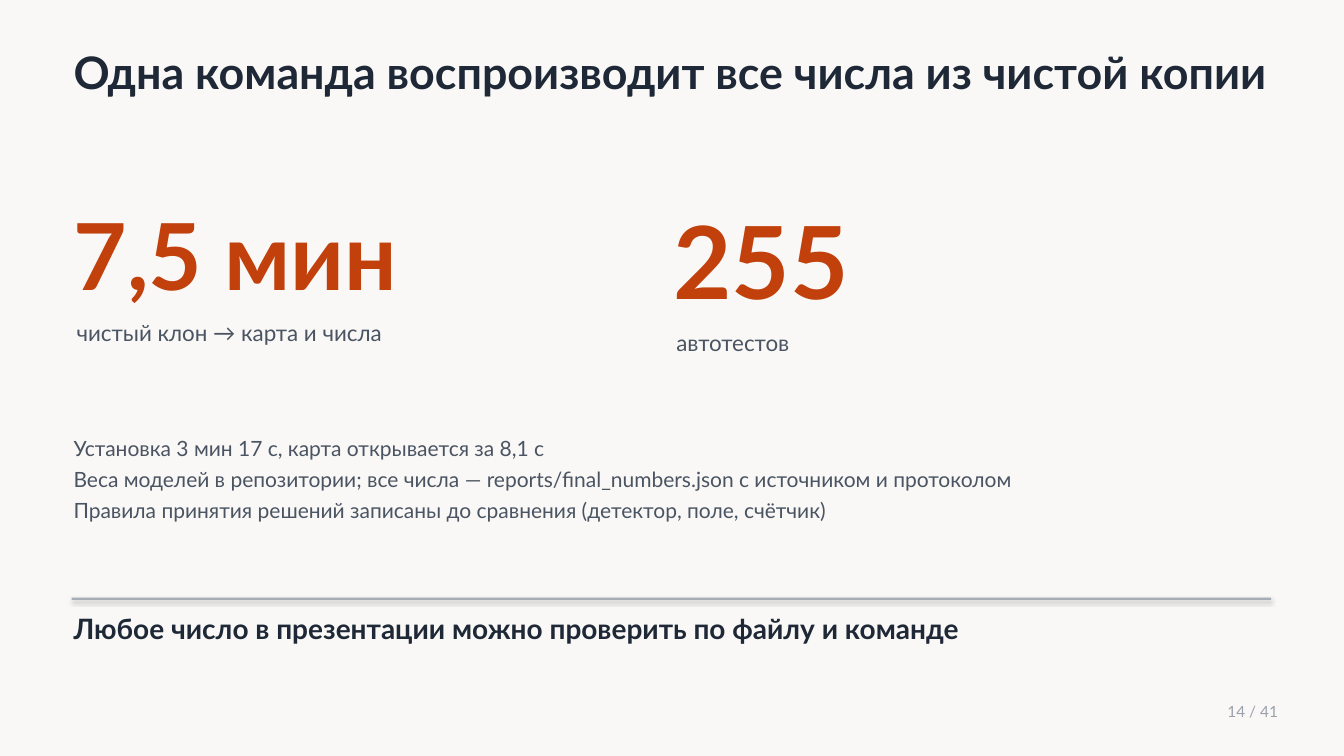
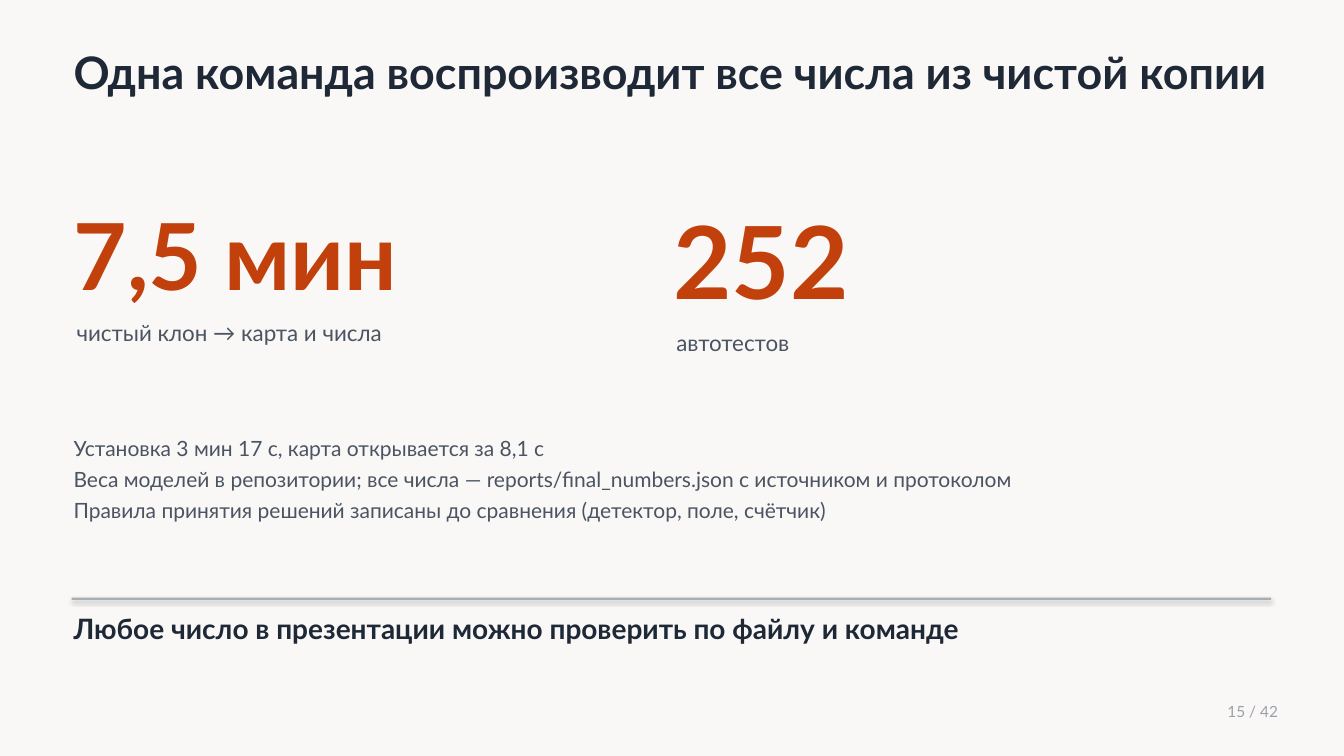
Before and after one commit to azama2t/final-cosmohack, a slide deck: slide 15 of presentation/deck_checkpoint.pptx (slide 14 before the commit). Drawn at 1344x756 pixels with LibreOffice and Linux fonts; fonts in the diff are those of the drawing. Boxes give left, top, right and bottom in pixels: in the first picture for what was removed or moved away, otherwise in the second. Text is boxed around its words. In the diff, an @@ line names an element or a change of style, - is before the commit and + after.

```diff
--- a/presentation/deck_checkpoint.pptx
+++ b/presentation/deck_checkpoint.pptx
@@ text at <box>673,225,848,300</box>: text changed @@
-255
+252
@@ text at <box>1227,706,1278,717</box>: text changed @@
-14 / 41
+15 / 42
```
Also in this commit, not shown: 30 other slides changed, 1 slide added, 57 other files.
